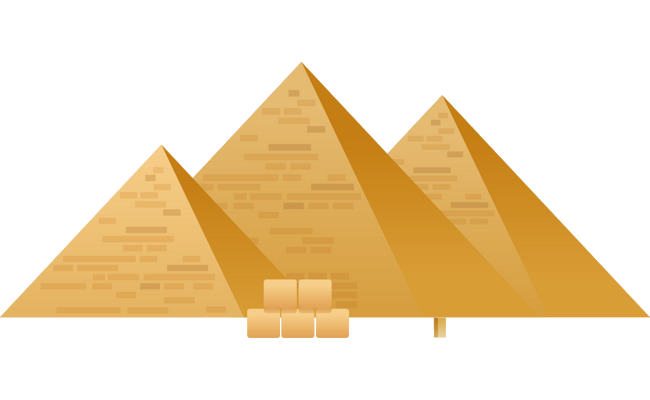
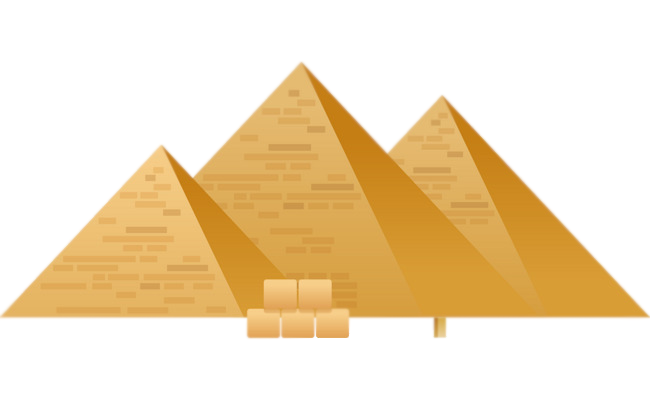
Comparing the layer stacks of the two 650×400 images. Changes:
painted on "37fe3c079f14a09720f8a80572a4456d.jpg" over [0, 60, 650, 340]
